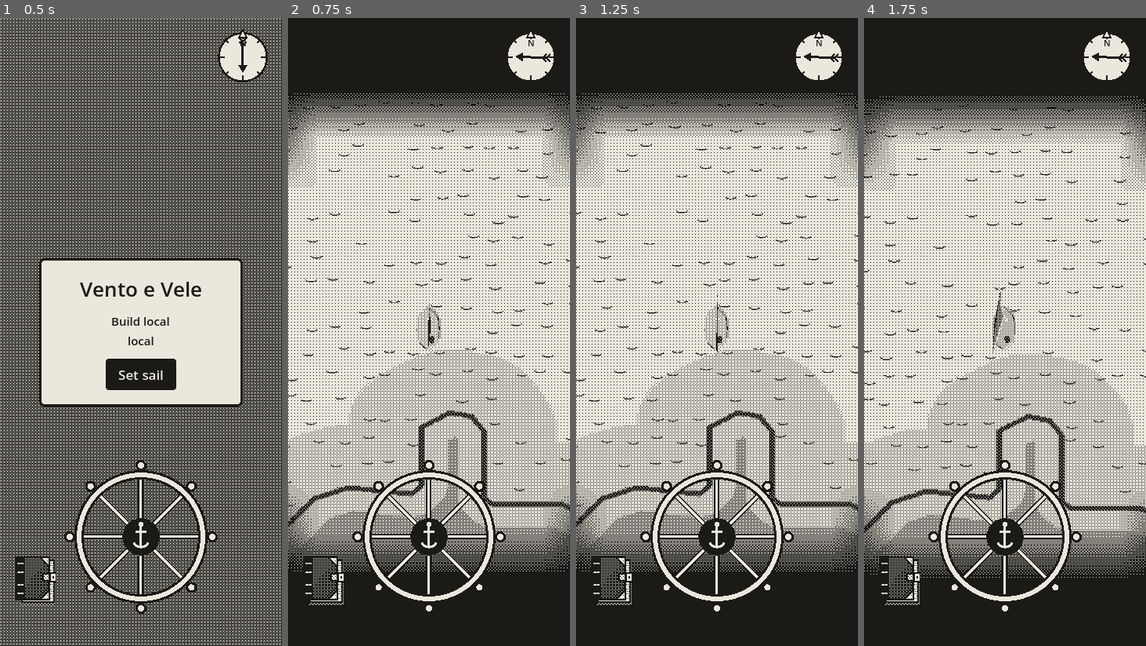
Above: before the commit, frames 1-4 (left to right).
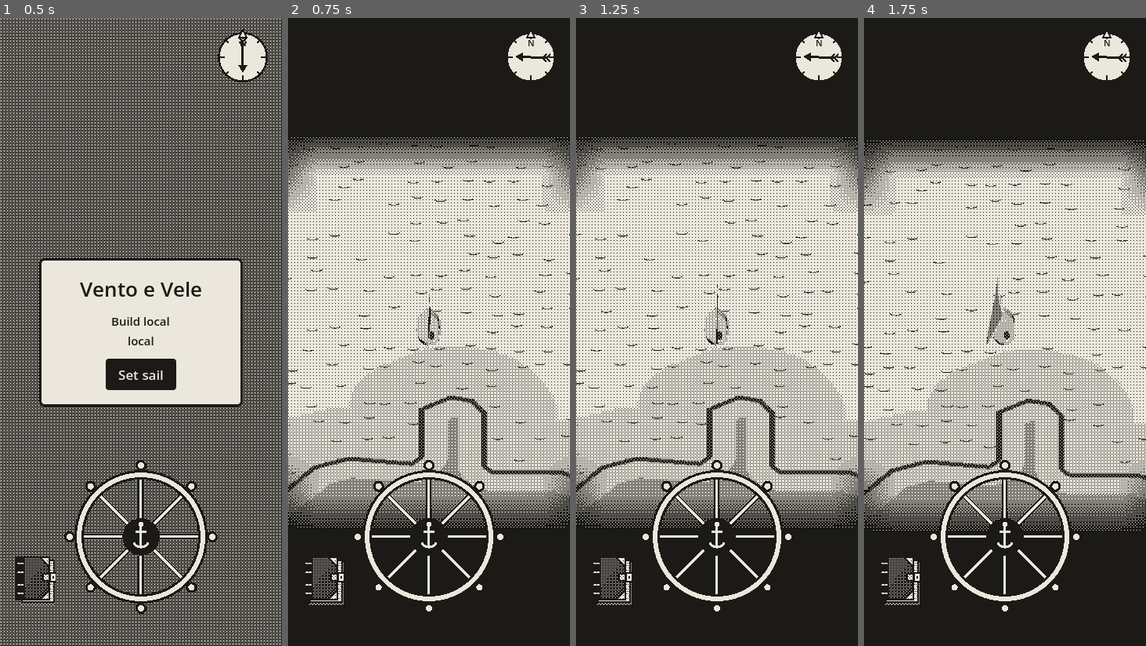
Above: after the commit, the same moments.

Repository: EnricoLabarile/Sail
Game: Godot game, scene res://Assets/Scenes/Overworld.tscn
Same seed, same stepped clock (60 frames per second), same inputs: the game is played once before the commit and once after it.
Inputs (mouse positions are in pixels of both pictures, inside the frame that each line leads up to):
- Up to frame 1 (0.5 s): no input
- Up to frame 2 (0.75 s): click "Set sail" at 0.5 s
- Up to frame 3 (1.25 s): no input
- Up to frame 4 (1.75 s): tap Enter (ui_accept) at 1.25 s; drag from (1005, 539) to (1033, 193) at 1.27 s

Frame 1 is identical in both runs. In frame 2, 12% of the frame differs, in the area x 0-100%, y 12-89%; in frame 3, 12%; in frame 4, 12%, in the area x 0-100%, y 12-90%.

Commit message:
Update boat.gd

Diff:
--- a/Assets/Boat/boat.gd
+++ b/Assets/Boat/boat.gd
@@ -7,12 +7,12 @@
 @export var top_speed := 4.2        # units/s with the sail at its best (~42 px/s in the prototype)
 @export var accel := 0.9            # how quickly she gathers way (higher = quicker)
 @export var anchor_bite := 4.0      # how quickly the anchor stops her
-@export var turn_rate := 1.2        # rad/s at full rudder once she has way on
+@export var turn_rate := 1.5        # rad/s at full rudder once she has way on
 @export var bow_reach := 2.2        # metres from her middle to the bow: the shore stops her there
-@export var heel_max_deg := 10.0    # how far she leans with the wind on the sail
-@export var camera_tilt_deg := 30.0 # the camera's tilt from straight down (the prototype's BOAT_TILT look)
-@export var sail_fill_rate := 2.0   # how quickly the sail fills or empties (higher = quicker)
-@export var boom_max_deg := 30.0    # the furthest the sail swings out from the boat's middle line, either side
+@export var heel_max_deg := 15    # how far she leans with the wind on the sail
+@export var camera_tilt_deg := 45 # the camera's tilt from straight down (the prototype's BOAT_TILT look)
+@export var sail_fill_rate := 1   # how quickly the sail fills or empties (higher = quicker)
+@export var boom_max_deg := 90    # the furthest the sail swings out from the boat's middle line, either side
 
 # The shallows: near the coast there's less wind, so the sail gives less.
 @export var shallows_width := 6.0   # metres from the land that count as shallows (the grey band on the map)
@@ -20,11 +20,11 @@
 
 # The current (the HTML prototype's CURRENT_DRIFT): the wind sets the water moving, and the water carries her
 # downwind whatever the sail does, so she must steer to make up for it. None at anchor (the anchor holds her).
-@export var current_speed := 1.8    # m/s the current carries her downwind (18 px/s in the prototype)
+@export var current_speed := 1.5    # m/s the current carries her downwind (18 px/s in the prototype)
 @export var current_ease := 0.8     # how quickly it takes hold after weighing anchor (and lets go when it's dropped)
 
 # Bumping into the shore (the HTML prototype's impact()): she bounces back off it.
-@export var bounce_kick := 2.0      # m/s of push away from the shore on any bump…
+@export var bounce_kick := 7     # m/s of push away from the shore on any bump…
 @export var bounce_extra := 0.9     # …plus this much of the speed she hit it with
 @export var bounce_fade := 3.5      # how quickly the push dies away (higher = shorter)
 @export var bounce_slowdown := 0.25 # her speed is multiplied by this (0.25 = a quarter left)
@@ -32,7 +32,7 @@
 @export var bounce_cooldown := 0.6  # s after a bump before the next one counts (one bump, not one per frame)
 
 # The Marconi sail's curve: [degrees off the wind, share of top speed] (SAIL_POLAR_MARCONI)
-const POLAR := [[0.0, 0.0], [5.0, 0.4], [10.0, 0.8], [15.0, 1.0], [180.0, 1.0]]
+const POLAR := [[0.0, 0.0], [30.0, 0.4], [45.0, 0.8], [90.0, 1.0], [180.0, 1.0]]
 
 var rudder := 0.0      # -1 (port, left) .. 1 (starboard, right)
 var speed := 0.0
